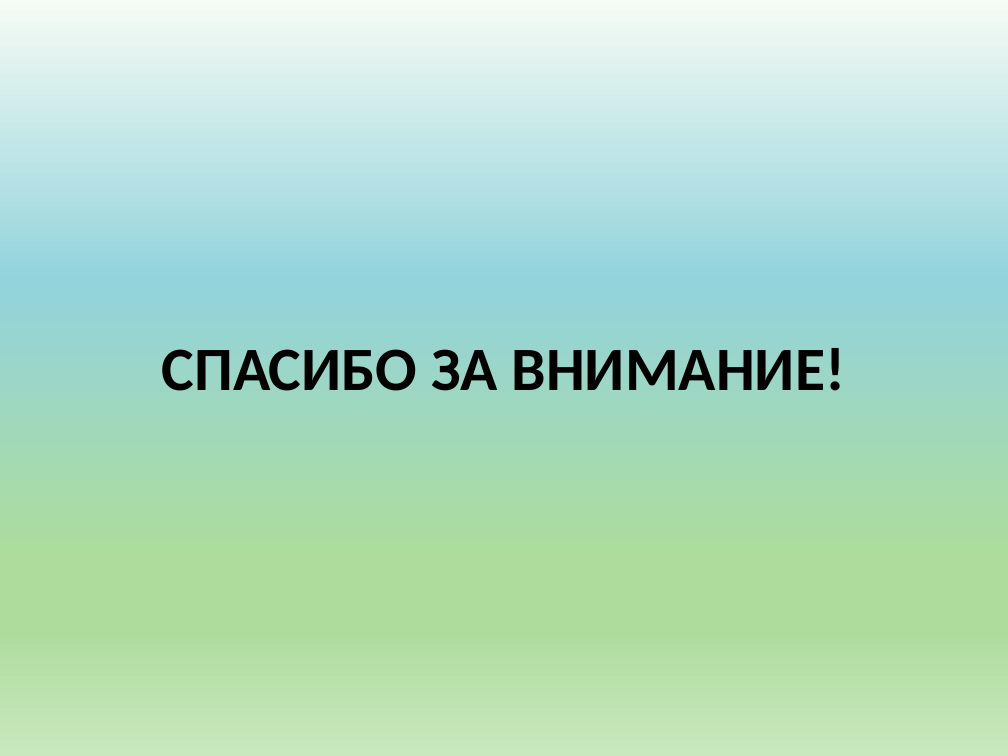
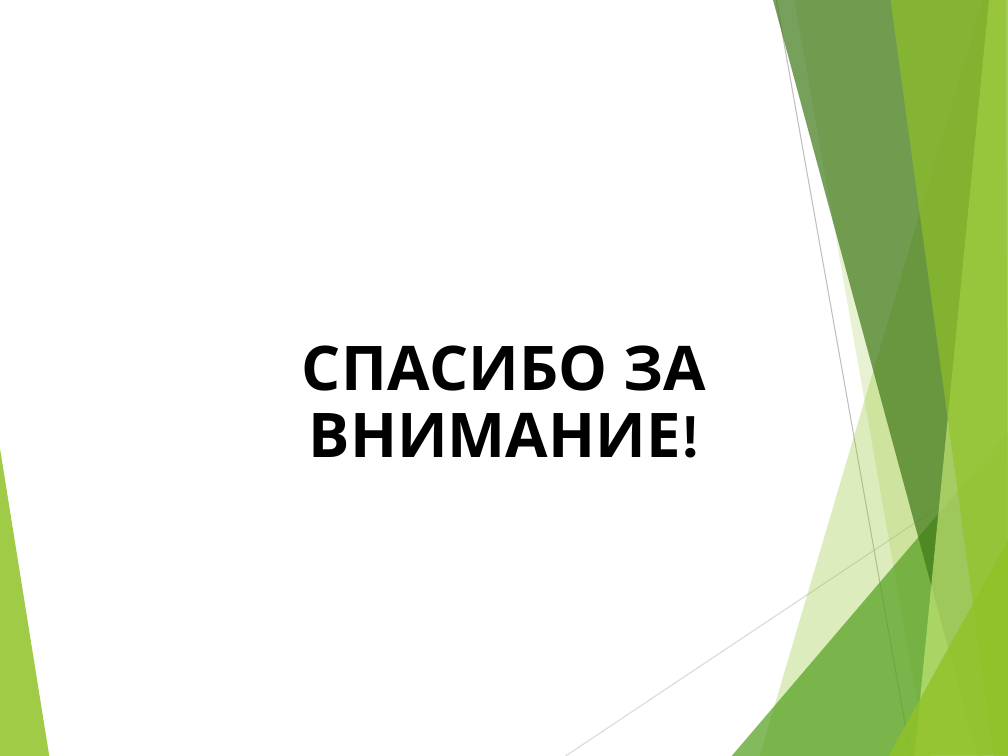
Before and after one commit to kolomigor/Labyrinth, a slide deck: slide 10 of Prezentatsia_V.pptx (slide 12 before the commit). Drawn at 1008x756 pixels with LibreOffice and Linux fonts; fonts in the diff are those of the drawing. Boxes give left, top, right and bottom in pixels: in the first picture for what was removed or moved away, otherwise in the second. Text is boxed around its words. In the diff, an @@ line names an element or a change of style, - is before the commit and + after.

```diff
--- a/Prezentatsia_V.pptx
+++ b/Prezentatsia_V.pptx
@@ background gradient #F6FBF4 to #92D3DC to #AEDC9D to #C9E8BE to #FFFFFF @@
@@ text "СПАСИБО ЗА ВНИМАНИЕ!" at box(302, 345, 705, 457): font Calibri to Karla @@
@@ group added at box(0, 0, 1008, 756): 8 freeform shapes, 2 lines @@
```
Also in this commit, not shown: 6 other slides changed, 3 slides added, 5 slides removed.
